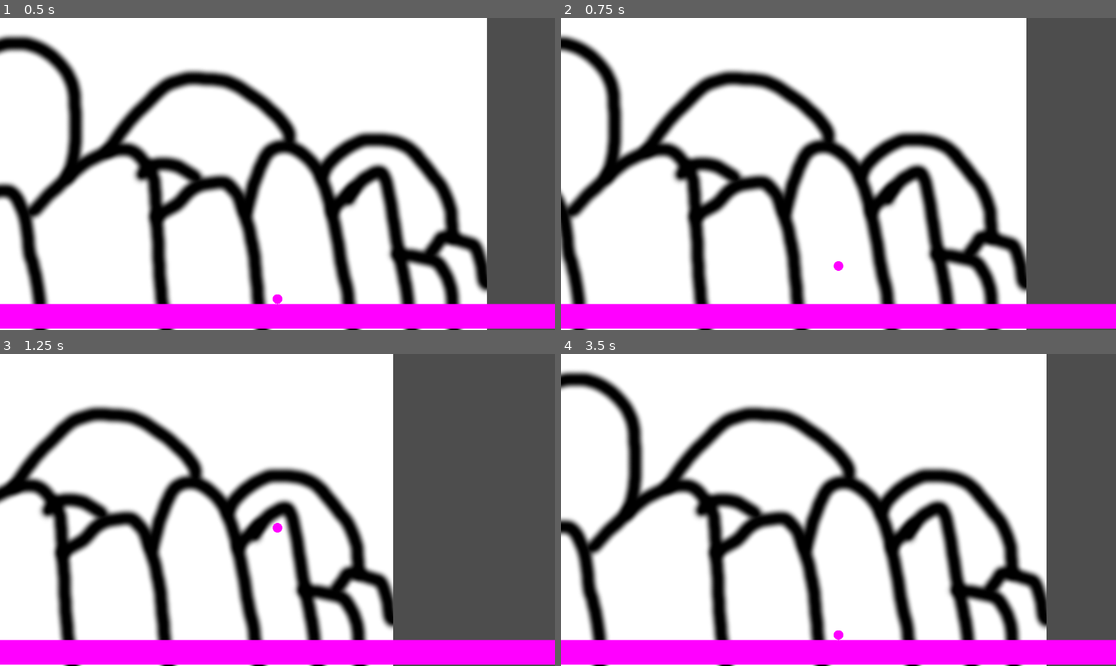
Above: before the commit, frames 1-4 (two rows, left to right).
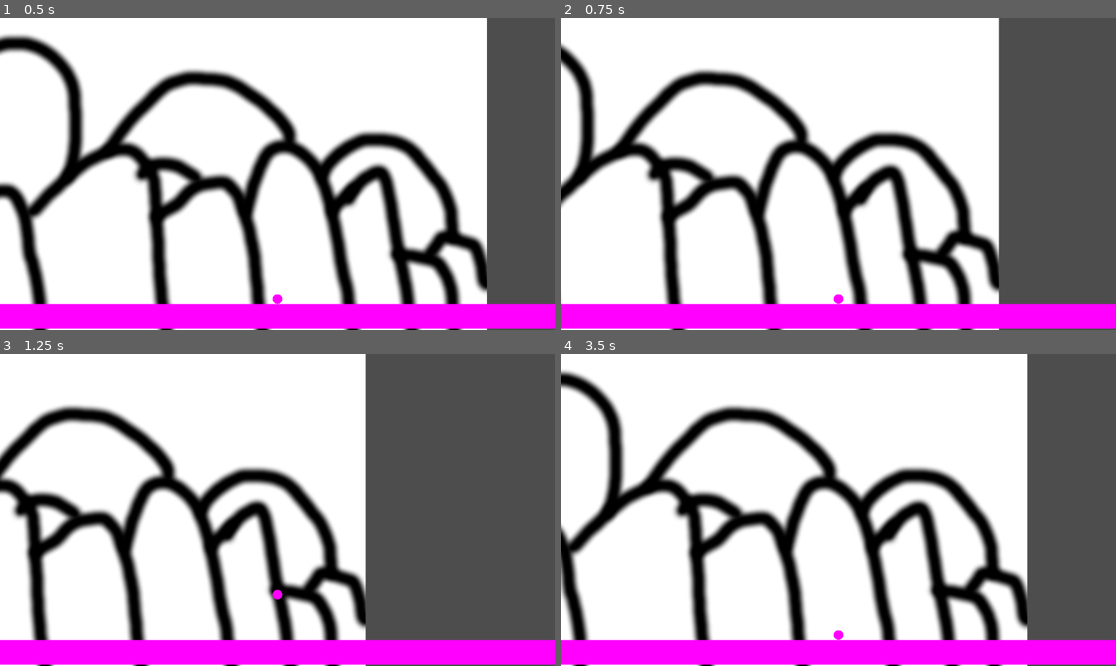
Above: after the commit, the same moments.

Repository: w01vs/Godot-2d-experiments
Game: Godot game, scene res://Scenes/world.tscn
Two runs of this game, one before a commit and one after it. Both use one fixed random seed, a clock stepped at 60 frames per second and the inputs below.
Inputs (mouse positions are in pixels of both pictures, inside the frame that each line leads up to):
- Up to frame 1 (0.5 s): no input
- Up to frame 2 (0.75 s): tap Enter (ui_accept) at 0.5 s; move the mouse to (960, 158) at 0.52 s; hold Right (ui_right) from 0.53 s (still down); tap Shift (dash) at 0.6 s; click (960, 158) at 0.67 s
- Up to frame 3 (1.25 s): keep holding Right (ui_right); tap Space (jump, bound only after the commit) at 0.77, 1.07 s; tap Enter (ui_accept) at 0.8 s
- Up to frame 4 (3.5 s): release Right (ui_right) at 1.25 s; drag from (727, 525) to (810, 572) at 1.27 s; move the mouse to (894, 441) at 2.02 s; hold Left (ui_left) 2.03-2.75 s; hold F (hold_wall, bound only after the commit) 2.03-2.75 s; tap Space (jump, bound only after the commit) at 2.3 s; drag from (810, 572) to (672, 463) at 2.77 s

Frame 1 is identical in both runs. In frame 2, 35% of the frame differs, in the area x 0-84%, y 0-100%; in frame 3, 30%; in frame 4, 34%.

Commit message:
wall jump

Diff:
--- a/Scenes/player.tscn
+++ b/Scenes/player.tscn
@@ -9,7 +9,9 @@
 [sub_resource type="ImageTexture" id="ImageTexture_on6nr"]
 
 [node name="a" type="CharacterBody2D"]
+collision_mask = 3
 script = ExtResource("1_go2qr")
+jumps = 1
 
 [node name="CollisionShape2D" type="CollisionShape2D" parent="."]
 shape = SubResource("CircleShape2D_h80i5")
@@ -20,7 +22,11 @@
 mesh = SubResource("SphereMesh_swdty")
 texture = SubResource("ImageTexture_on6nr")
 
-[node name="Timer" type="Timer" parent="."]
+[node name="DashTimer" type="Timer" parent="."]
 process_callback = 0
 wait_time = 0.4
 one_shot = true
+
+[node name="Wallcast" type="RayCast2D" parent="."]
+target_position = Vector2(16, 0)
+collision_mask = 2
--- a/Scenes/world.tscn
+++ b/Scenes/world.tscn
@@ -11,12 +11,20 @@
 
 [sub_resource type="ImageTexture" id="ImageTexture_gma1a"]
 
+[sub_resource type="RectangleShape2D" id="RectangleShape2D_uuxbr"]
+size = Vector2(41, 142)
+
+[sub_resource type="BoxMesh" id="BoxMesh_jpa4r"]
+
+[sub_resource type="ImageTexture" id="ImageTexture_a0dnn"]
+
 [node name="World" type="Node2D"]
 script = ExtResource("1_nr6ly")
 
 [node name="StaticBody2D" type="StaticBody2D" parent="."]
 position = Vector2(0, 295.615)
 scale = Vector2(1143, 51.5)
+collision_mask = 2
 
 [node name="CollisionShape2D" type="CollisionShape2D" parent="StaticBody2D"]
 shape = SubResource("RectangleShape2D_vkyhv")
@@ -28,7 +36,6 @@
 
 [node name="Player" parent="." instance=ExtResource("1_qn3e7")]
 position = Vector2(-415, 169)
-jumps = 2
 
 [node name="Cam" type="Camera2D" parent="."]
 
@@ -42,3 +49,17 @@
 [node name="Background" type="Sprite2D" parent="ParallaxBackground/ParallaxLayer"]
 position = Vector2(-5.00003, -664)
 texture = ExtResource("3_jskq7")
+
+[node name="StaticBody2D2" type="StaticBody2D" parent="."]
+position = Vector2(500, 234)
+collision_layer = 2
+
+[node name="CollisionShape2D" type="CollisionShape2D" parent="StaticBody2D2"]
+position = Vector2(-13.5, -61)
+shape = SubResource("RectangleShape2D_uuxbr")
+
+[node name="MeshInstance2D" type="MeshInstance2D" parent="StaticBody2D2/CollisionShape2D"]
+position = Vector2(0.375009, -3.8147e-06)
+scale = Vector2(41.75, 140)
+mesh = SubResource("BoxMesh_jpa4r")
+texture = SubResource("ImageTexture_a0dnn")
--- a/Scripts/char.gd
+++ b/Scripts/char.gd
@@ -6,50 +6,84 @@
 const JUMP_VELOCITY: float = -400.0
 
 @export var jumps: int
-@onready var timer = $Timer
+@onready var dash_timer: Timer = $DashTimer
 
+@onready var raycast: RayCast2D = $Wallcast
 var jumps_left: int
 var was_on_floor: bool = true
+
+enum { RIGHT = 1, LEFT = -1 }
+
+var facing: int = RIGHT
+var was_facing: int = RIGHT
+var wall_reset: bool = true
+
+var holding_wall: bool = false
 
 # Get the gravity from the project settings to be synced with RigidBody nodes.
 var gravity = ProjectSettings.get_setting("physics/2d/default_gravity")
 
+func _ready() -> void:
+	jumps_left = jumps
 
-func _physics_process(delta):
+func _physics_process(delta) -> void:
 	# Add the gravity.
-	if not is_on_floor():
+	if not is_on_floor() and not holding_wall:
 		velocity.y += gravity * delta
 
-	# start timer for faster dash when landing again.
+	# Start timer for faster dash when landing again.
 	if is_on_floor() and not was_on_floor:
-		print_debug("speedy dash timer")
-		timer.start(0.4)
+		dash_timer.start()
 		was_on_floor = true
 
 	# Handle jump.
 	if is_on_floor():
+		wall_reset = true
 		jumps_left = jumps
-	if Input.is_action_just_pressed("ui_accept") and jumps_left > 0:
-		velocity.y += JUMP_VELOCITY
+	if holding_wall and wall_reset:
+		jumps_left = jumps
+
+
+
+	if Input.is_action_just_pressed("jump") and jumps_left > 0:
+		velocity.y = JUMP_VELOCITY
 		jumps_left -= 1
 
-	# Dash
+	# Wall things
+	if is_on_wall_only():
+		if wall_reset:
+			jumps_left = jumps
+			wall_reset = false
+		if Input.is_action_pressed("hold_wall"):
+			velocity.y = 0
+			holding_wall = true
+
+
 
 	# Get the input direction and handle the movement/deceleration.
 	# As good practice, you should replace UI actions with custom gameplay actions.
-	var direction = Input.get_axis("ui_left", "ui_right")
+	var direction = Input.get_axis("left", "right")
+	if direction == 1 or direction == -1:
+		facing = direction
 	if direction:
-		velocity.x = lerp(velocity.x, direction * SPEED, 0.25)
-		# dash needs to lerp x position.
+		if holding_wall:
+			holding_wall = false
+		velocity.x = direction * SPEED
+		# This wont immediately stop movement, but slow down until it stops
+		# lerp(velocity.x, direction * SPEED, 0.25)
+		# Dash
 		if Input.is_action_just_pressed("dash") and is_on_floor():
-			if timer.time_left > 0:
+			if dash_timer.time_left > 0:
 				velocity.x += 2500 * direction
-				print_debug("fast dash")
 			else:
 				velocity.x += 1000 * direction
-				print_debug("normal dash")
 	else:
 		velocity.x = lerp(velocity.x, 0.0, 0.05)
 
+	if (facing == LEFT and was_facing == RIGHT) or (facing == RIGHT and was_facing == LEFT):
+		raycast.rotate(deg_to_rad(180))
+
+
+	was_facing = facing
 	was_on_floor = is_on_floor()
 	move_and_slide()
--- a/project.godot
+++ b/project.godot
@@ -32,5 +32,34 @@
 dash={
 "deadzone": 0.5,
 "events": [Object(InputEventKey,"resource_local_to_scene":false,"resource_name":"","device":-1,"window_id":0,"alt_press …(182 unchanged characters)…
+, Object(InputEventKey,"resource_local_to_scene":false,"resource_name":"","device":-1,"window_id":0,"alt_pressed":false,"shift_pressed":false,"ctrl_pressed":false,"meta_pressed":false,"pressed":false,"keycode":0,"physical_keycode":88,"key_label":0,"unicode":120,"echo":false,"script":null)
 ]
 }
+jump={
+"deadzone": 0.5,
+"events": [Object(InputEventKey,"resource_local_to_scene":false,"resource_name":"","device":-1,"window_id":0,"alt_pressed":false,"shift_pressed":false,"ctrl_pressed":false,"meta_pressed":false,"pressed":false,"keycode":0,"physical_keycode":32,"key_label":0,"unicode":32,"echo":false,"script":null)
+, Object(InputEventKey,"resource_local_to_scene":false,"resource_name":"","device":-1,"window_id":0,"alt_pressed":false,"shift_pressed":false,"ctrl_pressed":false,"meta_pressed":false,"pressed":false,"keycode":0,"physical_keycode":4194320,"key_label":0,"unicode":0,"echo":false,"script":null)
+]
+}
+right={
+"deadzone": 0.5,
+"events": [Object(InputEventKey,"resource_local_to_scene":false,"resource_name":"","device":-1,"window_id":0,"alt_pressed":false,"shift_pressed":false,"ctrl_pressed":false,"meta_pressed":false,"pressed":false,"keycode":0,"physical_keycode":68,"key_label":0,"unicode":100,"echo":false,"script":null)
+, Object(InputEventKey,"resource_local_to_scene":false,"resource_name":"","device":-1,"window_id":0,"alt_pressed":false,"shift_pressed":false,"ctrl_pressed":false,"meta_pressed":false,"pressed":false,"keycode":0,"physical_keycode":4194321,"key_label":0,"unicode":0,"echo":false,"script":null)
+]
+}
+left={
+"deadzone": 0.5,
+"events": [Object(InputEventKey,"resource_local_to_scene":false,"resource_name":"","device":-1,"window_id":0,"alt_pressed":false,"shift_pressed":false,"ctrl_pressed":false,"meta_pressed":false,"pressed":false,"keycode":0,"physical_keycode":65,"key_label":0,"unicode":97,"echo":false,"script":null)
+, Object(InputEventKey,"resource_local_to_scene":false,"resource_name":"","device":-1,"window_id":0,"alt_pressed":false,"shift_pressed":false,"ctrl_pressed":false,"meta_pressed":false,"pressed":false,"keycode":0,"physical_keycode":4194319,"key_label":0,"unicode":0,"echo":false,"script":null)
+]
+}
+hold_wall={
+"deadzone": 0.5,
+"events": [Object(InputEventKey,"resource_local_to_scene":false,"resource_name":"","device":-1,"window_id":0,"alt_pressed":false,"shift_pressed":false,"ctrl_pressed":false,"meta_pressed":false,"pressed":false,"keycode":0,"physical_keycode":70,"key_label":0,"unicode":102,"echo":false,"script":null)
+]
+}
+
+[layer_names]
+
+2d_physics/layer_1="Moving"
+2d_physics/layer_2="Static"
Not shown: 1 places in Scenes/world.tscn that only renumber resources
